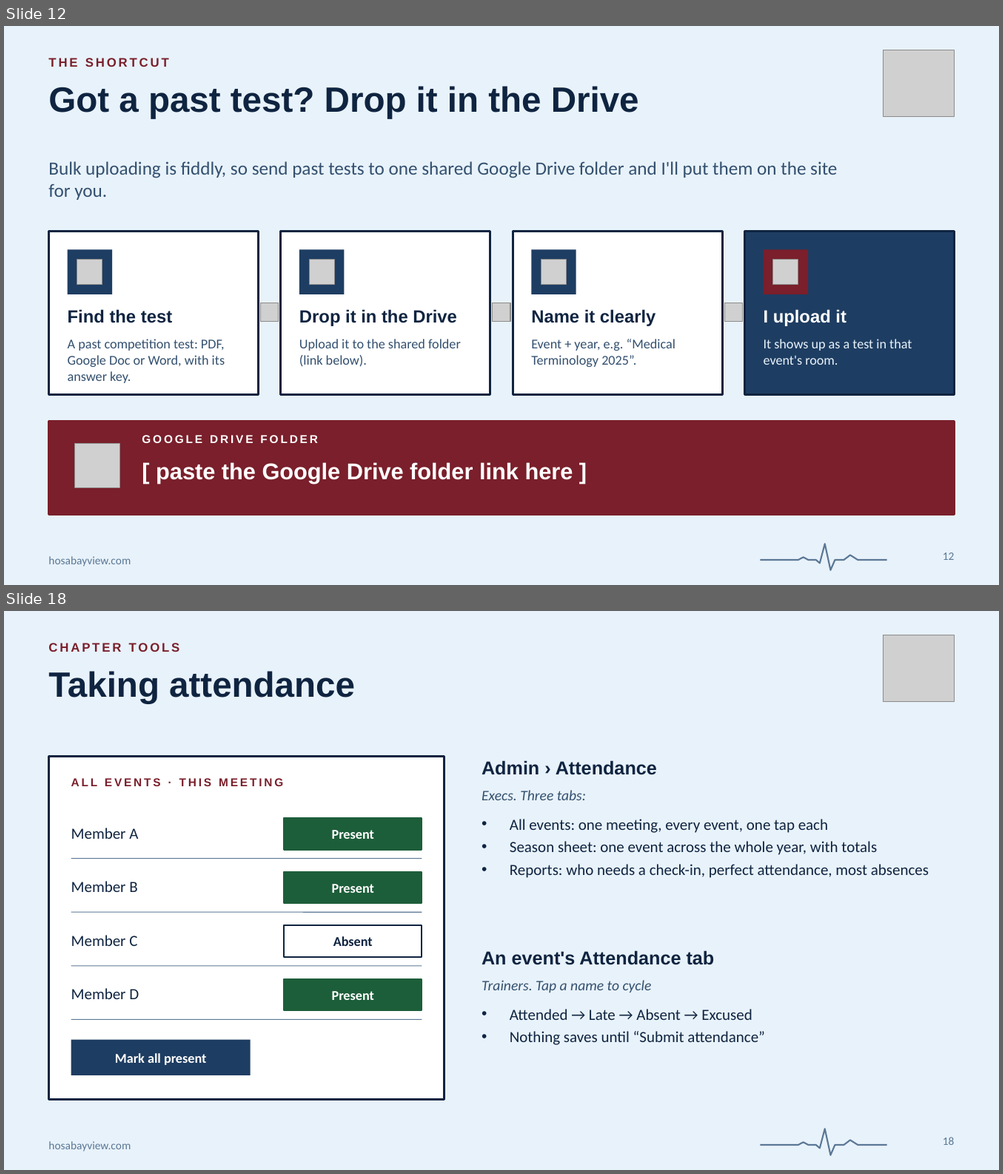
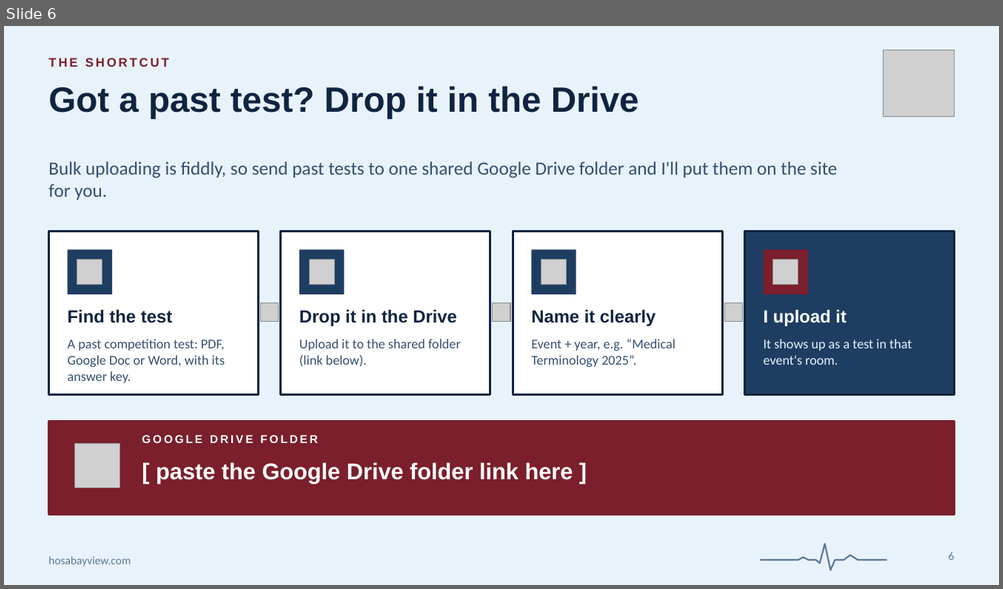
Before and after one commit to claudeforeveryone/hosa-bayview, a slide deck: docs/presentations/hosa-bayview-admin-guide.pptx. Shown one above the other, each under a label of ours: slides 12 and 18 before the commit, slide 6 after it; the slides between them are not shown. The pictures are 1003x1174 and 1003x589 pixels, drawn with LibreOffice and Linux fonts; fonts in the diff are those of the drawing; grey boxes stand for pictures. Boxes give left, top, right and bottom in pixels: in the first picture for what was removed or moved away, otherwise in the second. Text is boxed around its words. In the diff, an @@ line names an element or a change of style, - is before the commit and + after.

```diff
--- a/docs/presentations/hosa-bayview-admin-guide.pptx
+++ b/docs/presentations/hosa-bayview-admin-guide.pptx
@@ slide 18 removed at bbox=[4, 611, 999, 1170], background #E8F2FA; not listed: 1 template element that a slide beside it also shows @@
@@ text removed at bbox=[48, 643, 180, 652] @@
-CHAPTER TOOLS
@@ picture removed at bbox=[883, 635, 954, 701] @@
@@ title removed at bbox=[48, 671, 355, 703] @@
-Taking attendance
@@ rectangle removed at bbox=[48, 757, 444, 1099] @@
@@ text removed at bbox=[481, 760, 657, 775] @@
-Admin › Attendance
@@ text removed at bbox=[71, 778, 283, 786] @@
-ALL EVENTS · THIS MEETING
@@ text removed at bbox=[481, 790, 586, 800] @@
-Execs. Three tabs:
@@ text removed at bbox=[71, 828, 138, 839] @@
-Member A
@@ rectangle removed at bbox=[284, 818, 422, 850] @@
@@ text removed at bbox=[332, 830, 374, 839] @@
-Present
@@ text removed at bbox=[509, 819, 928, 878] @@
-• All events: one meeting, every event, one tap each
-• Season sheet: one event across the whole year, with totals
-• Reports: who needs a check-in, perfect attendance, most absences
@@ line removed from (71, 859) to (422, 859) @@
@@ rectangle removed at bbox=[284, 872, 422, 903] @@
@@ text removed at bbox=[71, 881, 137, 892] @@
-Member B
@@ text removed at bbox=[332, 884, 374, 893] @@
-Present
@@ line removed from (71, 912) to (422, 912) @@
@@ text removed at bbox=[71, 935, 137, 946] @@
-Member C
@@ rectangle removed at bbox=[284, 925, 422, 957] @@
@@ text removed at bbox=[333, 937, 373, 946] @@
-Absent
@@ text removed at bbox=[481, 951, 714, 965] @@
-An event's Attendance tab
@@ line removed from (71, 966) to (422, 966) @@
@@ rectangle removed at bbox=[284, 980, 422, 1011] @@
@@ text removed at bbox=[481, 980, 652, 993] @@
-Trainers. Tap a name to cycle
@@ text removed at bbox=[71, 988, 139, 999] @@
-Member D
@@ text removed at bbox=[332, 991, 374, 1000] @@
-Present
@@ text removed at bbox=[509, 1009, 765, 1045] @@
-• Attended → Late → Absent → Excused
-• Nothing saves until “Submit attendance”
@@ line removed from (71, 1020) to (422, 1020) @@
@@ rectangle removed at bbox=[71, 1040, 250, 1076] @@
@@ text removed at bbox=[115, 1054, 206, 1065] @@
-Mark all present
@@ freeform shape removed at bbox=[760, 1129, 887, 1156] @@
@@ page number removed at bbox=[942, 1137, 954, 1145] @@
-18
@@ what was slide 12 is now slide 6 @@
@@ page number at bbox=[948, 552, 954, 560]: text changed @@
-12
+6
```
Also in this commit, not shown: 5 slides changed, 5 slides added, 16 other slides removed, 3 other files.
